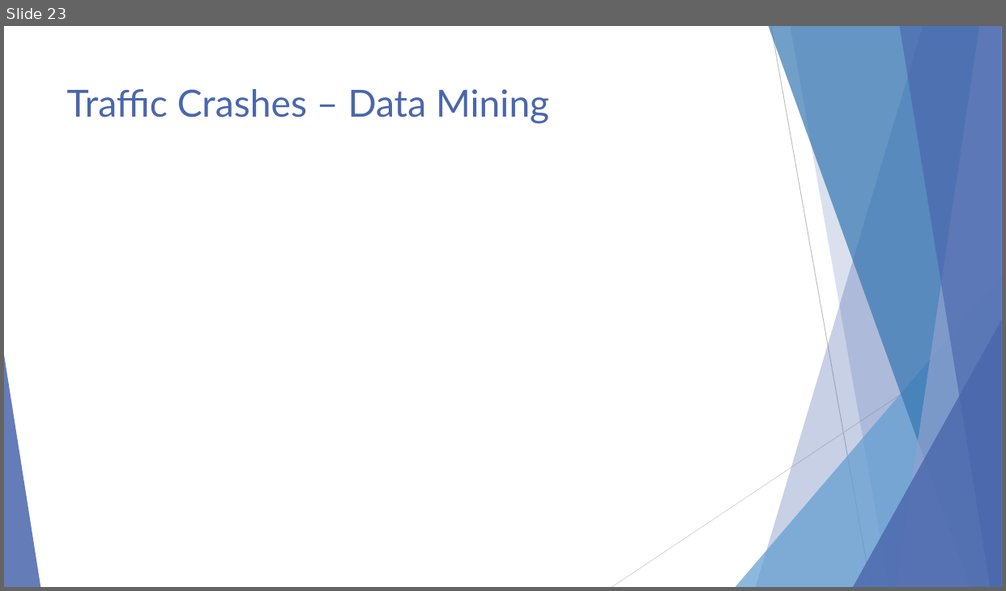
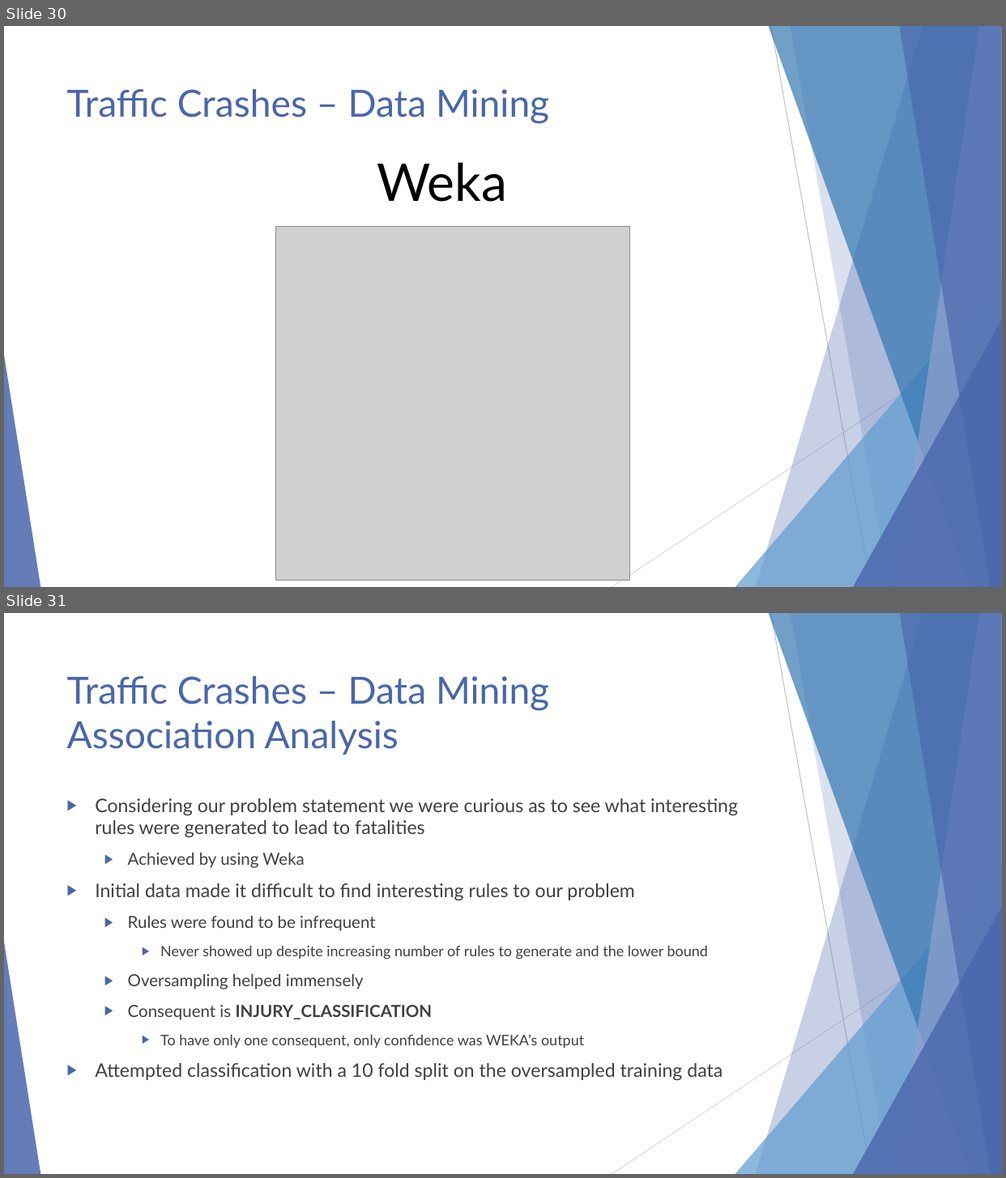
Before and after one commit to ndarwich/Crash-Analysis, a slide deck: Slides/An Investigation.pptx. Shown one above the other, each under a label of ours: slide 23 before the commit, slides 30 and 31 after it. The pictures are 1006x591 and 1006x1178 pixels, drawn with LibreOffice and Linux fonts; fonts in the diff are those of the drawing; grey boxes stand for pictures. Boxes give left, top, right and bottom in pixels: in the first picture for what was removed or moved away, otherwise in the second. Text is boxed around its words. In the diff, an @@ line names an element or a change of style, - is before the commit and + after.

```diff
--- a/Slides/An Investigation.pptx
+++ b/Slides/An Investigation.pptx
@@ slide 31 added at (4,613,1002,1174), background #FFFFFF; not listed: 10 template elements that a slide beside it also shows @@
@@ title added at (67,676,549,755), 36 pt, text #4A66AC @@
+Traffic Crashes – Data Mining
+Association Analysis
@@ text added at (95,798,738,1080), 18 pt, text #404040 @@
+▶ Considering our problem statement we were curious as to see what interesting rules were generated to lead to fatalities
+  ▶ Achieved by using Weka
+▶ Initial data made it difficult to find interesting rules to our problem
+  ▶ Rules were found to be infrequent
+    ▶ Never showed up despite increasing number of rules to generate and the lower bound
+  ▶ Oversampling helped immensely
+  ▶ Consequent is INJURY_CLASSIFICATION
+    ▶ To have only one consequent, only confidence was WEKA’s output
+▶ Attempted classification with a 10 fold split on the oversampled training data
@@ what was slide 23 is now slide 30 @@
@@ slide 30 changed as well @@
@@ text added at (377,162,507,202), 50 pt, text #000000 @@
+Weka
@@ picture added at (275,227,630,581) @@
```
Also in this commit, not shown: 20 other slides changed, 16 other slides added, 4 slides removed, 1 other file.
